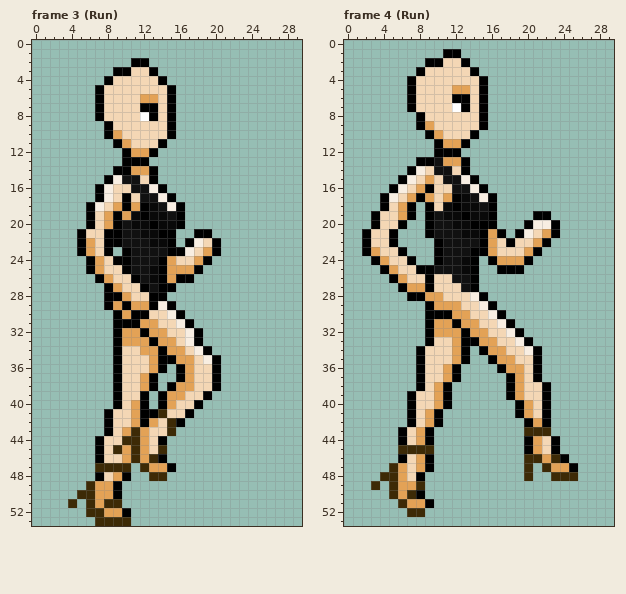
Two states of a pixel-art file, Platformer/Assets/Images/Ase/Heroine.aseprite. Above, as it was before the edit.
54x54 pixels, 34 frames. Colours within 5 levels of each other are drawn and written as one. Shown: frame 3 (Run): x 0..29, y 0..53; frame 4 (Run): x 0..29, y 0..53. The commit also changed other frames, which this record leaves out.
New version:
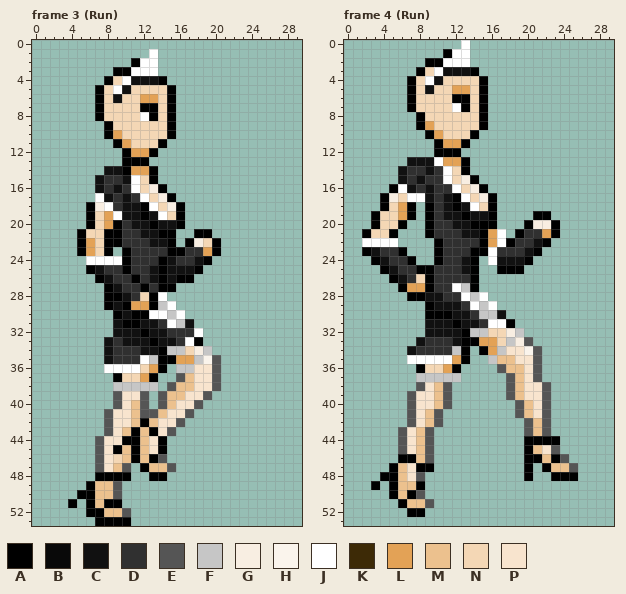
Palette (. is transparent): A #000000  B #090909  C #111111  D #303030  E #555555  F #c6c6c6  G #f8eee2  H #faf4ec  J #ffffff  K #3d2a06  L #e3a256  M #ecc18e  N #f4d7b5  P #f8e4ce
Changes in this commit:
layer "Outfits/Maid" now shown
layer "Outfits/Swimsuit" now hidden
--- frame 3 (Run)
@@ x 7..15 @@
  0 .........
- 1 .........
- 2 ....AA...
- 3 ..AANNA..
- 4 .ANNNNNA.
- 5 ANNNNNNNA
- 6 ANNNNLLNA
+ 1 ......J..
+ 2 ....AJJ..
+ 3 ..AAJJJ..
+ 4 .ANJCCCA.
+ 5 ANJCNNNNA
+ 6 ANCNNLLNA
  7 ANNNNAANA
@@ x 2..22 @@
 13 ........AAA..........
-14 .......AALLA.........
-15 ......AGCCNA.........
-16 .....AGNNCCGA........
-17 .....AGNANCCGA.......
-18 ....AGNLALABCGA......
-19 ....ANLALBABBCA......
-20 ....ANLACBBABBA......
-21 ...ANNAACCBBAA..AA...
-22 ...ALNAACCCBBA.AGNA..
-23 ...ALNA.ACCCCAAGNLA..
-24 ....ALNAACCCALNNLA...
-25 ....ALNNACCBALLLA....
-26 .....ALNNACBALAA.....
-27 ......ALNNACAA.......
-28 ......AALNNAA........
-29 ......ALALLAGA.......
-30 .......ALAANNGA......
-31 .......AAALLNNGA.....
-32 .......ALLALLNNGA....
-33 .......ALLLALLNGA....
-34 .......ANNLLALLNGA...
-35 .......ANNNLAALLNGA..
-36 .......ANNNLA.ALNNA..
-37 .......ANNLA..ALNNA..
-38 .......ANNLA.ALLNNA..
-39 .......ANNA.ALLNNA...
-40 .......ANLA.ALNNA....
-41 ......ANNLAAKNNA.....
-42 ......ANNLALNKA......
-43 ......ANLKLNNK.......
-44 .....ANNKKLNA........
-45 .....ANKLKLNK........
-46 .....ANNLKLKA........
-47 .....KKKK.KLLA.......
-48 .....ANLA..KK........
-49 ....KLLA.............
-50 ...KKLLA.............
-51 ..K.KLKK.............
-52 ....KKLLA............
-53 .....KKKK............
+14 ......CCALLA.........
+15 .....CDDCJNA.........
+16 .....CDCDJNGA........
+17 .....JCDCDJNGA.......
+18 ....AGJDCCAJNGA......
+19 ....ANLJCCACJNA......
+20 ....ANLADCCACCA......
+21 ...ANNAADDCCAA..AA...
+22 ...ALNAADDDCCA.AGNA..
+23 ...ALNA.ADDDDAADDLA..
+24 ....JJJJADDDACDDCA...
+25 ....ACDDADDCACCCA....
+26 .....ACDDADCACAA.....
+27 ......ACDDADAA.......
+28 ......AACDNAJ........
+29 ......ACALLAFJ.......
+30 .......ACAAJJFJ......
+31 .......CAACCDJFC.....
+32 .......CCCACCDDDJ....
+33 ......CDCCCACCDJA....
+34 ......CDDDCCAFFNGF...
+35 ......CDDDJFAALLFHE..
+36 ......JJJJNLA.FFPPE..
+37 .......ANNLA..EMPPE..
+38 .......FFFFF.EMMPPE..
+39 .......EPPE.EMMPPE...
+40 .......EPME.EMPPE....
+41 ......EPPMEEMPPE.....
+42 ......EPPMAMPPE......
+43 ......EPMAMAPE.......
+44 .....EPPAAMPA........
+45 .....EPAMAMPA........
+46 .....EPNMAMAE........
+47 .....EPME.AMME.......
+48 .....AAAA..AA........
+49 ....AMME.............
+50 ...AAMME.............
+51 ..A.AMAA.............
+52 ....AAMME............
+53 .....AAAA............
--- frame 4 (Run)
@@ x 7..15 @@
- 0 .........
- 1 ....AA...
- 2 ..AANNA..
- 3 .ANNNNNA.
- 4 ANNNNNNNA
- 5 ANNNNLLNA
+ 0 ......J..
+ 1 ....AJJ..
+ 2 ..AAJJJ..
+ 3 .ANJCCCA.
+ 4 ANJCNNNNA
+ 5 ANCNNLLNA
  6 ANNNNAANA
@@ x 0..29 @@
 12 ..........AAA.................
-13 ........AACLLA................
-14 .......AGNCCNA................
-15 ......AGNLNCCGA...............
-16 .....AGNLANNCCGA..............
-17 ....AGNLALNLABCGA.............
-18 ....ANLA.ANBABBCA.............
-19 ...ANNLA.ACBBABBA....AA.......
-20 ...ANNA..ACCBBAAA...AGGA......
-21 ..ANNA...ACCCBBALA.AGNLA......
-22 ..ANNA....ACCCCALNANNLA.......
-23 ..ALNNA...ACCCAALNNNLA........
-24 ...ALNNA..ACCBA.ALLLA.........
-25 ....ALNNAACCCBA..AAA..........
-26 .....ALNNANNCCA...............
-27 ......ALLANNNCA...............
-28 .......AALLNNNGA..............
-29 .........ALLLNNGA.............
-30 .........AAALLNNGA............
-31 .........ALLALLNNGA...........
-32 .........ALLLALLNNGA..........
-33 .........ANNLAALLNNGA.........
-34 ........ANNNLA.ALLNNGA........
-35 ........ANNNLA..ALLNNA........
-36 ........ANNLA....ALLNA........
-37 ........ANNLA.....ALNA........
-38 ........ANLA......ALNNA.......
-39 .......ANNLA......ALNNA.......
-40 .......ANNLA.......ALNA.......
-41 .......ANLA........ALNA.......
-42 .......ANLA.........ALA.......
-43 ......ANLA..........KKK.......
-44 ......ANLA..........ALNA......
-45 ......KKKK..........ALNA......
-46 ......ANLA..........KKLKA.....
-47 .....KLNLA..........K.KLLA....
-48 ....KKLNA...........K..KKK....
-49 ...K.KLLK.....................
-50 .....KLKA.....................
-51 ......KLLA....................
-52 .......KK.....................
+13 .......CCCJLLA................
+14 ......CDDCDJNA................
+15 ......CDCDDJNGA...............
+16 .....AJCDCDDJNGA..............
+17 ....AGNJJCDCAJNGA.............
+18 ....ANLA.ADCACJNA.............
+19 ...ANNLA.ADCCACCA....AA.......
+20 ...ANNA..ADDCCAAA...AGGA......
+21 ..ANNA...ADDDCCALJ.ADDLA......
+22 ..JJJJ....ADDDDALJADDCA.......
+23 ..ACDDA...ADDDAAJDDDCA........
+24 ...ACDDA..ADDCA.JCCCA.........
+25 ....ACDDAADDDCA..AAA..........
+26 .....ACDNADDDDA...............
+27 ......ALLADDJFA...............
+28 .......AACCDDJFJ..............
+29 .........ACCCDJFJ.............
+30 .........AAACCDFFC............
+31 .........CCCACCDJJA...........
+32 .........CCCCAFFNNGF..........
+33 ........CDDDCAALLNFGE.........
+34 .......CDDDDFA.ALFPPHE........
+35 .......JJJJJLA..FMMPPE........
+36 ........ANNLA....EMMPE........
+37 ........FFFFF.....EMPE........
+38 ........EPME......EMPPE.......
+39 .......EPPME......EMPPE.......
+40 .......EPPME.......EMPE.......
+41 .......EPME........EMPE.......
+42 .......EPME.........EME.......
+43 ......EPME..........EME.......
+44 ......EPME..........AAAA......
+45 ......EPME..........AMPE......
+46 ......AAME..........AAMAE.....
+47 .....AMPAA..........A.AMME....
+48 ....AAMPE...........A..AAA....
+49 ...A.AMMA.....................
+50 .....AMAE.....................
+51 ......AMME....................
+52 .......AA.....................
 53 ..............................
Changed places in both pictures, as pixel boxes (x1, y1, x2, y2):
changed: (113, 49, 158, 103)
changed: (68, 166, 221, 526)
changed: (425, 40, 470, 94)
changed: (362, 157, 578, 517)
